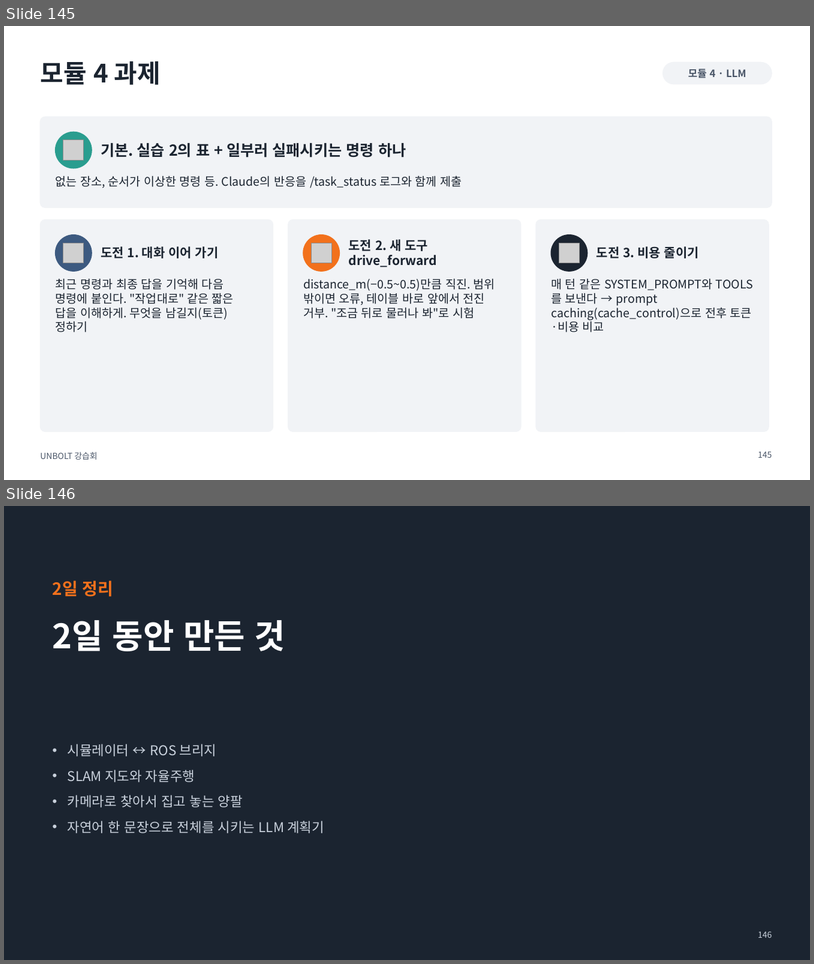
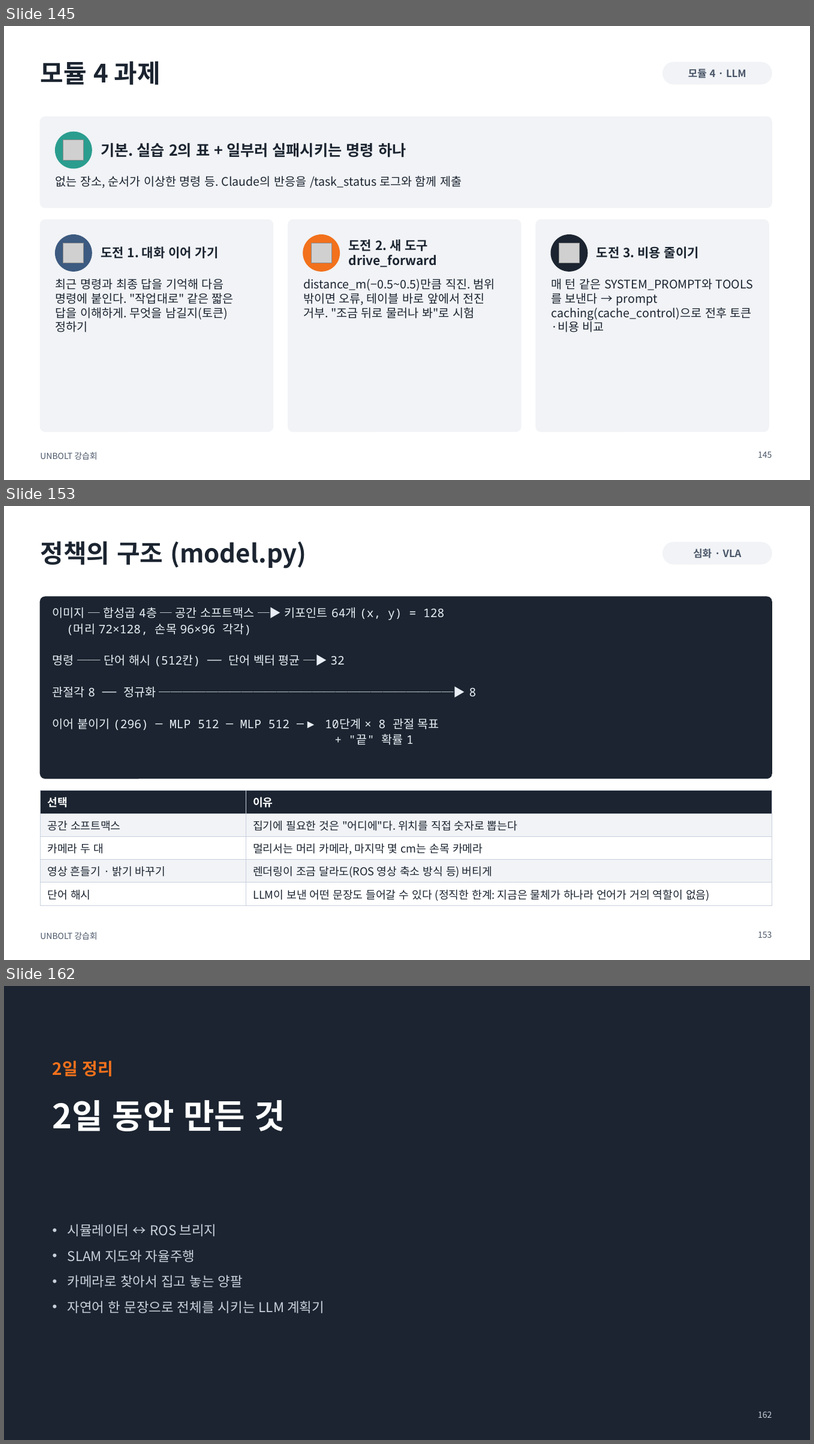
Before and after one commit to sejiny3/AIRLAB, a slide deck: workshop/slides/UNBOLT_workshop.pptx. Shown one above the other, each under a label of ours: slides 145 and 146 before the commit, slides 145, 153 and 162 after it; the slides between them are not shown. The pictures are 814x964 and 814x1444 pixels, drawn with LibreOffice and Linux fonts; fonts in the diff are those of the drawing; grey boxes stand for pictures. Boxes give left, top, right and bottom in pixels: in the first picture for what was removed or moved away, otherwise in the second. Text is boxed around its words. In the diff, an @@ line names an element or a change of style, - is before the commit and + after.

```diff
--- a/workshop/slides/UNBOLT_workshop.pptx
+++ b/workshop/slides/UNBOLT_workshop.pptx
@@ slide 153 added at (4, 506, 810, 960), background #FFFFFF; not listed: 1 template element that a slide beside it also shows @@
@@ title added at (40, 541, 307, 568), 30 pt, text #1B2430, bold @@
+정책의 구조 (model.py)
@@ rounded rectangle added at (663, 542, 772, 564), fill #F1F3F6, outline #F1F3F6 1 pt @@
@@ text added at (693, 549, 742, 558), 12 pt, text #4A5668, bold @@
+심화 · VLA
@@ rounded rectangle added at (40, 597, 772, 778), fill #1B2430, outline #1B2430 1 pt @@
@@ text added at (53, 607, 477, 745), 14 pt, text #E8EEF4 @@
+이미지 ─ 합성곱 4층 ─ 공간 소프트맥스 ─▶ 키포인트 64개 (x, y) = 128
+(머리 72×128, 손목 96×96 각각)
+명령 ── 단어 해시 (512칸) ── 단어 벡터 평균 ─▶ 32
+관절각 8 ── 정규화 ─────────────────────────▶ 8
+이어 붙이기 (296) ─ MLP 512 ─ MLP 512 ─▶ 10단계 × 8 관절 목표
++ "끝" 확률 1
@@ table added at (40, 790, 772, 903), 5 rows, 2 columns @@
+선택 | 이유
+공간 소프트맥스 | 집기에 필요한 것은 "어디에"다. 위치를 직접 숫자로 뽑는다
+카메라 두 대 | 멀리서는 머리 카메라, 마지막 몇 cm는 손목 카메라
+영상 흔들기 · 밝기 바꾸기 | 렌더링이 조금 달라도(ROS 영상 축소 방식 등) 버티게
+단어 해시 | LLM이 보낸 어떤 문장도 들어갈 수 있다 (정직한 한계: 지금은 물체가 하나라 언어가 거의 역할이 없음)
@@ page number added at (758, 931, 772, 937), 10 pt, text #4A5668 @@
+153
@@ what was slide 146 is now slide 162 @@
@@ page number at (758, 1411, 772, 1417): text changed @@
-146
+162
```
Also in this commit, not shown: 15 other slides added, 34 other files.
